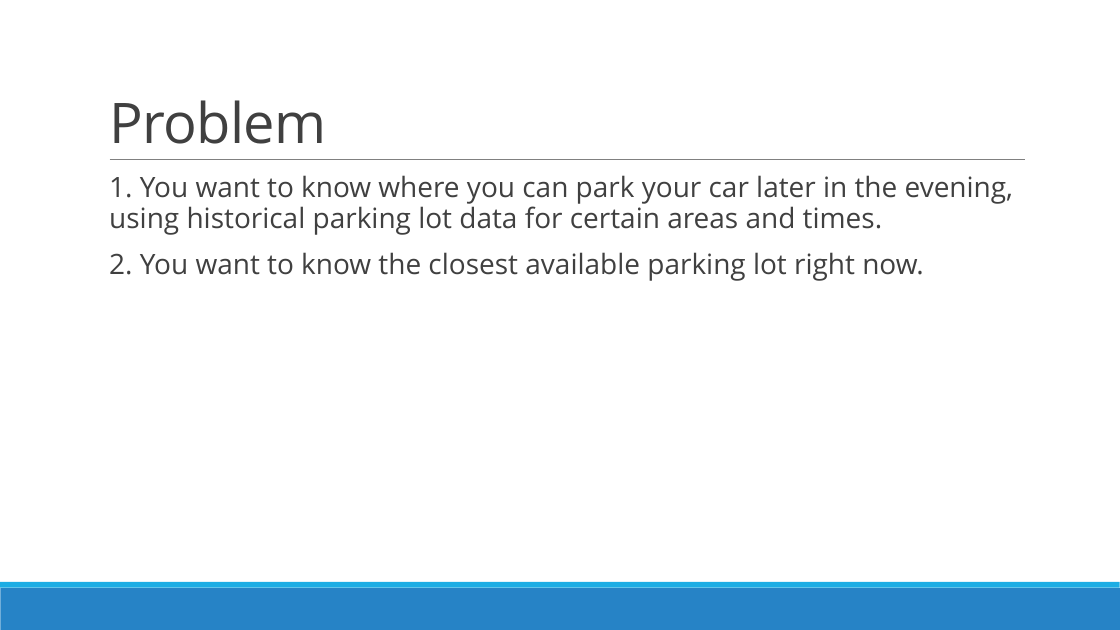
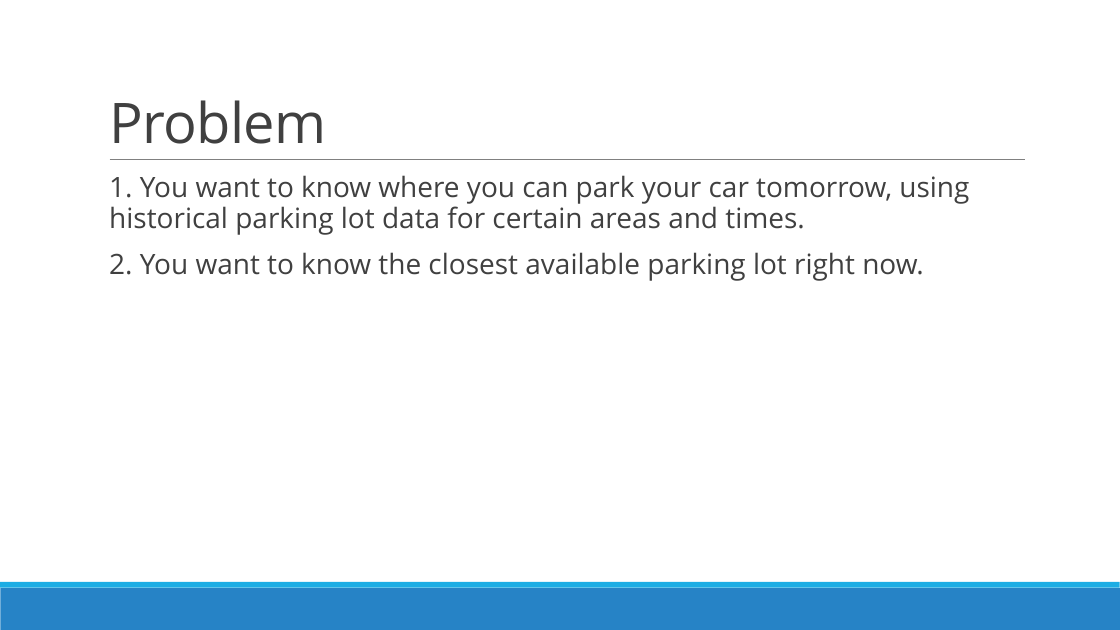
Before and after one commit to NaelKennyGameOfCode/ParkLux, a slide deck: slide 2 of ParkLux Presentation.pptx. Drawn at 1120x630 pixels with LibreOffice and Linux fonts; fonts in the diff are those of the drawing. Boxes give left, top, right and bottom in pixels: in the first picture for what was removed or moved away, otherwise in the second. Text is boxed around its words. In the diff, an @@ line names an element or a change of style, - is before the commit and + after.

```diff
--- a/ParkLux Presentation.pptx
+++ b/ParkLux Presentation.pptx
@@ text at (x1=109, y1=175, x2=969, y2=235): text changed @@
-  1. You want to know where you can park your car later in the evening, using historical parking lot data for certain areas and times.
+  1. You want to know where you can park your car tomorrow, using historical parking lot data for certain areas and times.
```
Also in this commit, not shown: 1 other slide changed, 3 slides added, 1 slide removed.
